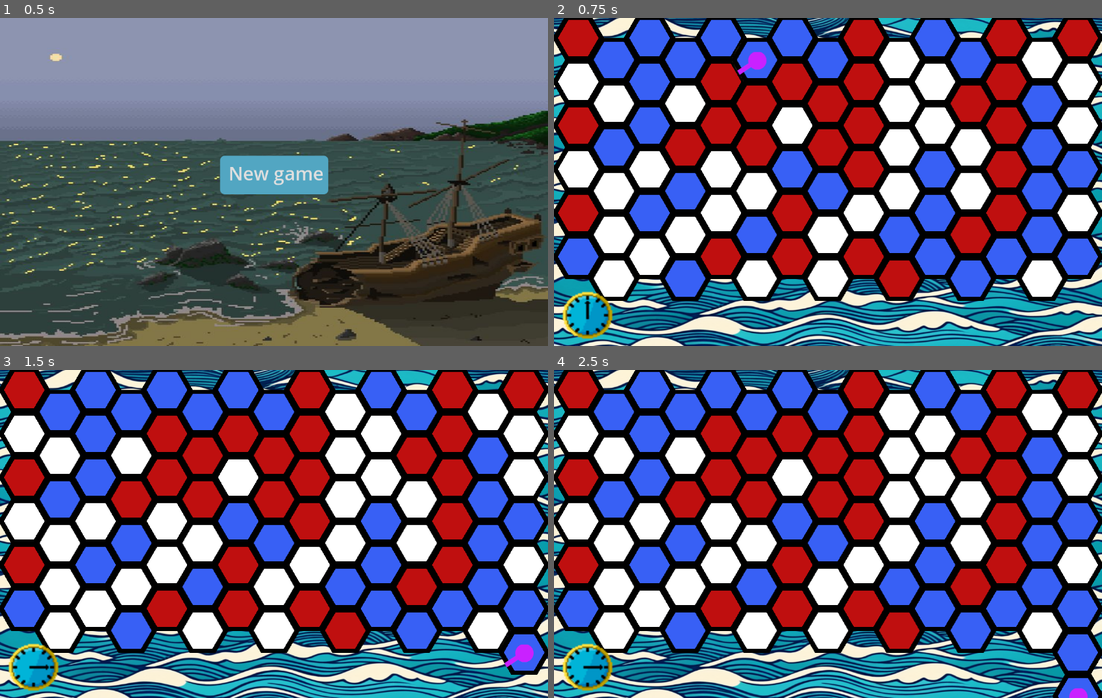
Above: before the commit, frames 1-4 (two rows, left to right).
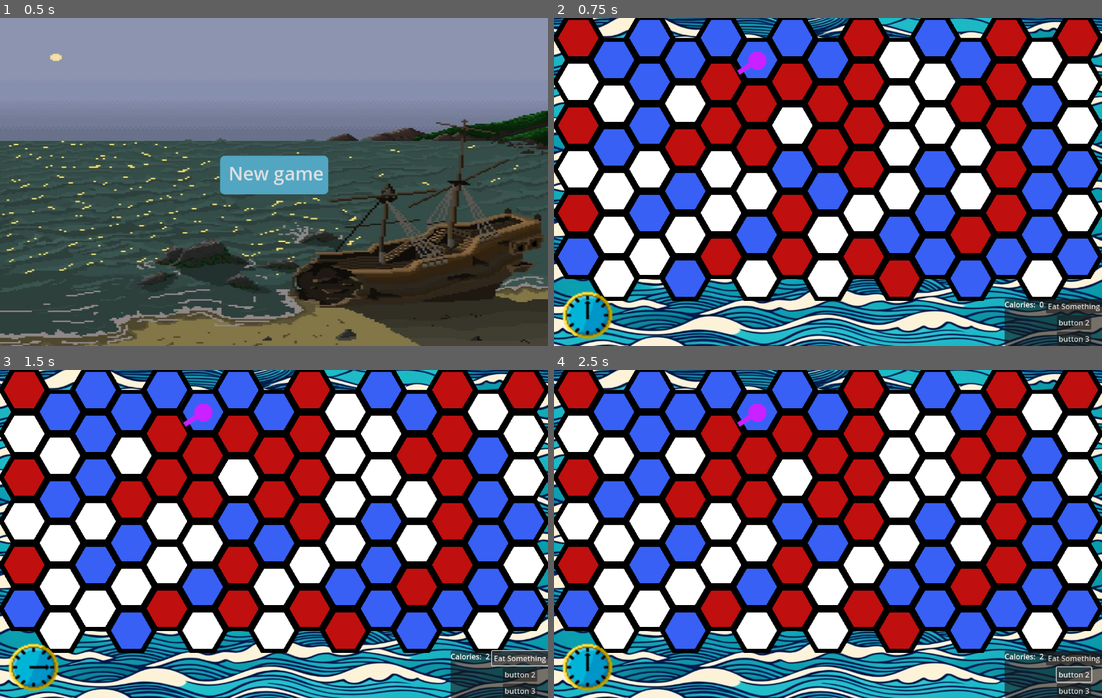
Above: after the commit, the same moments.

Repository: tehtipsy/HexaGame
Game: Godot game, scene res://Menus/main_menu.tscn
Same seed, same stepped clock (60 frames per second), same inputs: the game is played once before the commit and once after it.
Inputs (mouse positions are in pixels of both pictures, inside the frame that each line leads up to):
- Up to frame 1 (0.5 s): no input
- Up to frame 2 (0.75 s): click "New game" at 0.5 s
- Up to frame 3 (1.5 s): click (520, 658) at 1.25 s, where only the run after the commit has a clickable "Eat Something"
- Up to frame 4 (2.5 s): click (1074, 675) at 2 s, where only the run after the commit has a clickable "button 2"

Frame 1 is identical in both runs. In frame 2, 2.5% of the frame differs, in the area x 82-100%, y 85-100%; in frame 3, 3.1%; in frame 4, 3.2%, in the area x 5-100%, y 6-100%.

Commit message:
Implement character functionality and update game state actions

Diff:
--- a/MainScene/TileMapLayout.gd
+++ b/MainScene/TileMapLayout.gd
@@ -106,10 +106,10 @@
 	cell_slots[tile_position].hovering_over_cell += text
 
 
-func _handle_click(tile_position):
+func _handle_click(tile_position: Vector2i):
 	if GameState.player.coordinates == tile_position:
 		GameState.actions["TakeAShit"].execute()
-	else:
+	elif (tile_position.x < map_width and 0 <= tile_position.x and 0 <= tile_position.y and tile_position.y < map_height):
 		_place_blue_tile(GameState.player.coordinates)
 		GameState.actions["MovePlayer"].execute(tile_position)
 		_place_player_tile(tile_position)
--- /dev/null
+++ b/MainScene/character.gd
@@ -0,0 +1,15 @@
+class_name Character extends Control
+
+
+@export var total_calories: int = 0
+
+
+func _process(delta: float) -> void:
+	%TotalCaloriesLabel.text = str(GameState.player.character.total_calories)
+
+
+func _on_eat_button_pressed():
+	GameState.actions["EatSomething"].execute({
+		"calories_intake": 2,
+		"time_to_consume": 10
+	})
--- /dev/null
+++ b/MainScene/character.tscn
@@ -0,0 +1,69 @@
+[gd_scene load_steps=2 format=3 uid="uid://dh5r7l1l5lumy"]
+
+[ext_resource type="Script" uid="uid://ctalkwml3qbpb" path="res://MainScene/character.gd" id="1_2cg1w"]
+
+[node name="Character" type="Control"]
+layout_mode = 3
+anchors_preset = 12
+anchor_top = 1.0
+anchor_right = 1.0
+anchor_bottom = 1.0
+offset_top = -317.0
+grow_horizontal = 2
+grow_vertical = 0
+script = ExtResource("1_2cg1w")
+
+[node name="PanelContainer" type="PanelContainer" parent="."]
+top_level = true
+layout_mode = 1
+anchors_preset = 3
+anchor_left = 1.0
+anchor_top = 1.0
+anchor_right = 1.0
+anchor_bottom = 1.0
+offset_left = -140.0
+offset_top = -101.0
+grow_horizontal = 0
+grow_vertical = 0
+
+[node name="HBoxContainer" type="HBoxContainer" parent="PanelContainer"]
+layout_mode = 2
+
+[node name="VBoxContainer2" type="VBoxContainer" parent="PanelContainer/HBoxContainer"]
+layout_mode = 2
+
+[node name="HBoxContainer" type="HBoxContainer" parent="PanelContainer/HBoxContainer/VBoxContainer2"]
+layout_mode = 2
+
+[node name="CaloriesLabel" type="Label" parent="PanelContainer/HBoxContainer/VBoxContainer2/HBoxContainer"]
+layout_mode = 2
+size_flags_horizontal = 4
+size_flags_vertical = 0
+text = "Calories: "
+
+[node name="TotalCaloriesLabel" type="Label" parent="PanelContainer/HBoxContainer/VBoxContainer2/HBoxContainer"]
+unique_name_in_owner = true
+layout_mode = 2
+size_flags_horizontal = 4
+size_flags_vertical = 8
+text = "1000"
+
+[node name="VBoxContainer" type="VBoxContainer" parent="PanelContainer/HBoxContainer"]
+layout_mode = 2
+
+[node name="EatButton" type="Button" parent="PanelContainer/HBoxContainer/VBoxContainer"]
+layout_mode = 2
+size_flags_horizontal = 4
+text = "Eat Something"
+
+[node name="Button2" type="Button" parent="PanelContainer/HBoxContainer/VBoxContainer"]
+layout_mode = 2
+size_flags_horizontal = 4
+text = "button 2"
+
+[node name="Button3" type="Button" parent="PanelContainer/HBoxContainer/VBoxContainer"]
+layout_mode = 2
+size_flags_horizontal = 4
+text = "button 3"
+
+[connection signal="pressed" from="PanelContainer/HBoxContainer/VBoxContainer/EatButton" to="." method="_on_eat_button_pressed"]
--- a/MainScene/game.tscn
+++ b/MainScene/game.tscn
@@ -1,10 +1,11 @@
-[gd_scene load_steps=6 format=3 uid="uid://bkgh6vg2dwvxj"]
+[gd_scene load_steps=7 format=3 uid="uid://bkgh6vg2dwvxj"]
 
 [ext_resource type="Script" uid="uid://cc38mgt28suj4" path="res://MainScene/Game.gd" id="1_o2l7h"]
 [ext_resource type="Texture2D" uid="uid://ddjb3k617qiof" path="res://Assets/background.png" id="2_cc82p"]
 [ext_resource type="PackedScene" uid="uid://dvf2vufrq3lmu" path="res://MainScene/tile_map.tscn" id="3_ypdxs"]
 [ext_resource type="PackedScene" uid="uid://5qk7do4n5phk" path="res://Menus/pause_menu.tscn" id="4_l5std"]
 [ext_resource type="PackedScene" uid="uid://bw1k0jq7axcg6" path="res://MainScene/world_clock.tscn" id="5_cc82p"]
+[ext_resource type="PackedScene" uid="uid://dh5r7l1l5lumy" path="res://MainScene/character.tscn" id="6_ypdxs"]
 
 [node name="Game" type="Node"]
 script = ExtResource("1_o2l7h")
@@ -33,3 +34,9 @@
 top_level = true
 position = Vector2(72, 639)
 scale = Vector2(2.9375, 2.77083)
+
+[node name="Character" parent="." instance=ExtResource("6_ypdxs")]
+anchors_preset = 3
+anchor_left = 1.0
+offset_top = 0.0
+grow_horizontal = 0
--- a/MainScene/game_state.gd
+++ b/MainScene/game_state.gd
@@ -10,6 +10,9 @@
 
 class Player:
 	var coordinates: Vector2i
+	var character: Character
+	func _init():
+		character = Character.new()
 
 
 var player = Player.new()
@@ -22,16 +25,16 @@
 
 
 class Action:
-	var _time: int = 0
+	var _time: Callable
 	var _exec: Callable
 	var _moveTime: Callable
-	func _init(exec: Callable, time: int, moveTime: Callable):
+	func _init(exec: Callable, time: Callable, moveTime: Callable):
 		_time = time
 		_exec = exec
 		_moveTime = moveTime
 	func execute(args = null):
 		_exec.call(args)
-		_moveTime.call(_time)
+		_moveTime.call(_time.call(args))
 
 
 var actions: Dictionary[String, Action]
@@ -42,10 +45,32 @@
 
 
 func _takeAShit(_dummy = null):
-	print("The player is taking a shit!")
 	print("it takes a very long time!")
+	if _dummy:
+		match _dummy.type:
+			"Forage":
+				pass
+			"Bushcraft":
+				pass
+			"Navigate":
+				pass
+
+
+func _increase_calories(args):
+	player.character.total_calories += args.calories_intake
+	advanceGlobalTime(args.time_to_consume)
+
+
+func _action_time(_dummy = null):
+	return 1
 
 
 func _init():
-	actions["MovePlayer"] = Action.new(_movePlayer, 1, advanceGlobalTime)
-	actions["TakeAShit"] = Action.new(_takeAShit, 30, advanceGlobalTime)
+	actions["MovePlayer"] = Action.new(_movePlayer, _action_time, advanceGlobalTime)
+	actions["TakeAShit"] = Action.new(_takeAShit, _action_time, advanceGlobalTime) # Action with optinal args
+	actions["EatSomething"] = Action.new(_increase_calories, _action_time, advanceGlobalTime) # Dynamic time change
+
+	# Player Actions
+	actions["Forage"] = Action.new(_takeAShit, _action_time, advanceGlobalTime)
+	actions["Bushcraft"] = Action.new(_takeAShit, _action_time, advanceGlobalTime)
+	actions["Navigate"] = Action.new(_takeAShit, _action_time, advanceGlobalTime)
--- a/MainScene/slot.gd
+++ b/MainScene/slot.gd
@@ -1,6 +1,6 @@
 extends PanelContainer
 
-
+@export var base_offset: int = 40
 @export var hovering_over_cell = "":
 	set(value):
 		hovering_over_cell = value
@@ -8,7 +8,13 @@
 func _on_mouse_entered():
 	var rect = Rect2i(Vector2i(global_position), Vector2i(size))
 	# set hover offset
-	rect.position += Vector2i(40, 0)
+	var screen_width = get_viewport_rect().size.x
+	var mouse_x = get_global_mouse_position().x
+	if mouse_x < screen_width / 4:
+			rect.position += Vector2i(base_offset, 0) # Add offset if mouse is on the left
+	else:
+			rect.position -= Vector2i(size.x + (1.25 * base_offset), 0) # Subtract offset if mouse is on the right
+
 	Tooltip.show_tooltip(rect, hovering_over_cell)
 
 func _on_mouse_exited():
Not shown, added: MainScene/character.gd.uid
